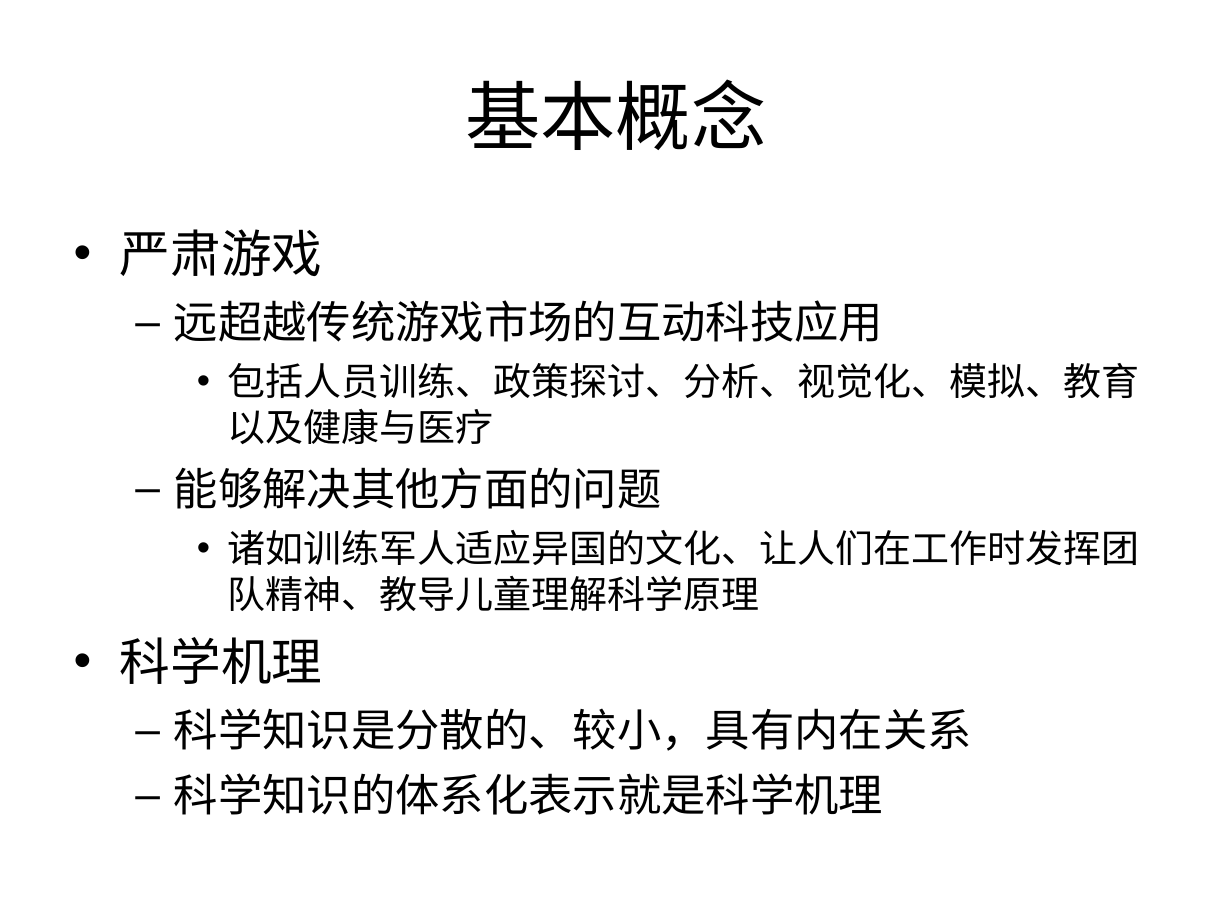
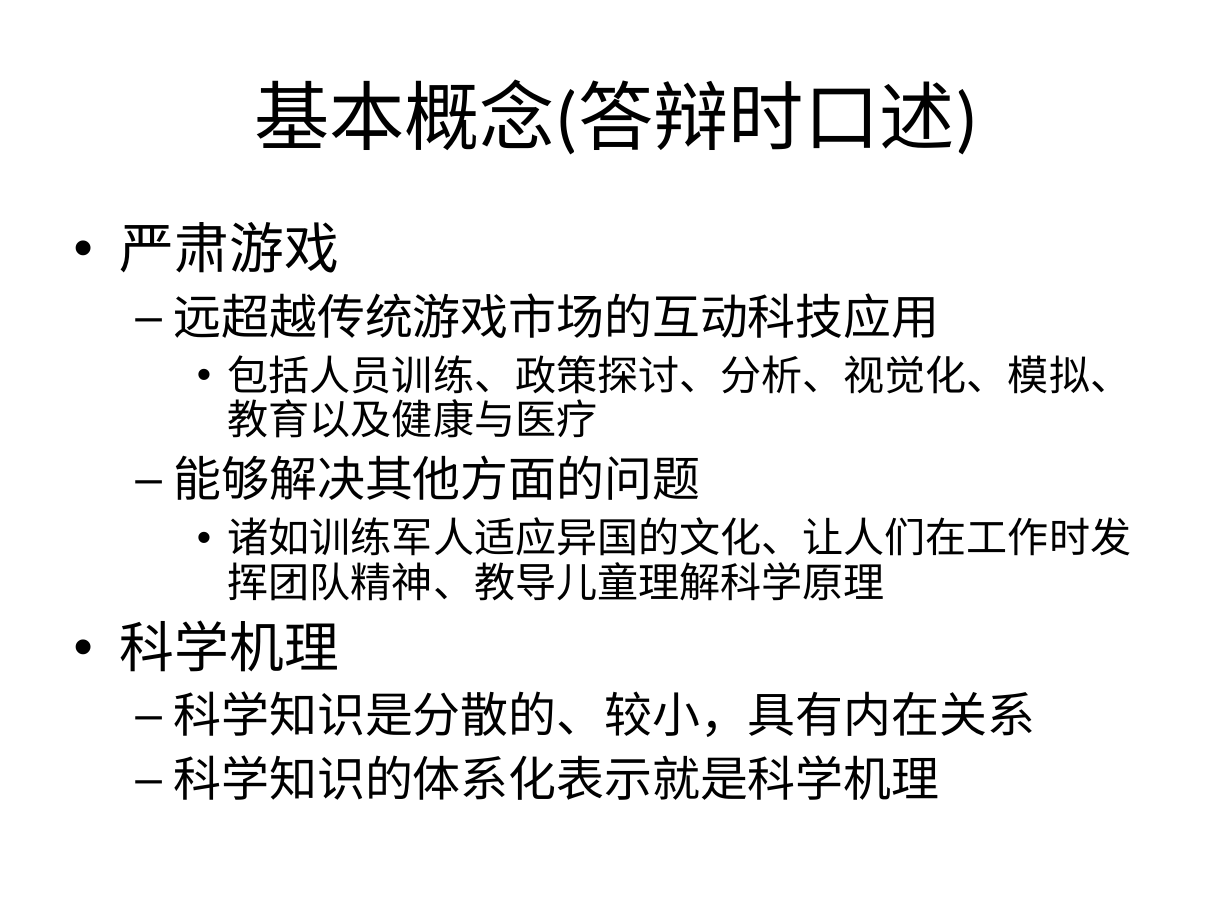
Before and after one commit to Nookleptia/qianmen3d, a slide deck: slide 3 of 毕设文件/毕设提纲.ppt. Drawn at 1232x924 pixels with LibreOffice and Linux fonts; fonts in the diff are those of the drawing. Boxes give left, top, right and bottom in pixels: in the first picture for what was removed or moved away, otherwise in the second. Text is boxed around its words. In the diff, an @@ line names an element or a change of style, - is before the commit and + after.

```diff
--- a/毕设文件/毕设提纲.ppt
+++ b/毕设文件/毕设提纲.ppt
@@ title at bbox=[254, 79, 978, 155]: text changed @@
-基本概念
+基本概念(答辩时口述)
@@ text "严肃游戏" at bbox=[120, 222, 1132, 800]: size 29.6 to 32 pt in "严肃游戏", "科学机理"; size 25.9 to 28 pt in "远超越传统游戏市场的互动科技应用", "能够解决其他方面的问题", "科学知识是分散的、较小，具有内在关系", "科学知识的体系化表示就是科学机理"; size 22.2 to 24 pt in "包括人员训练、政策探讨、分析、视觉化、模拟、教育以及健康与医疗", "诸如训练军人适应异国的文化、让人们在工作时发挥团队精神、教导儿童理解科学原理"; line spacing 1 to 0.9 @@
```
Also in this commit, not shown: 22 other slides changed, 1 slide added, 1 other file.
